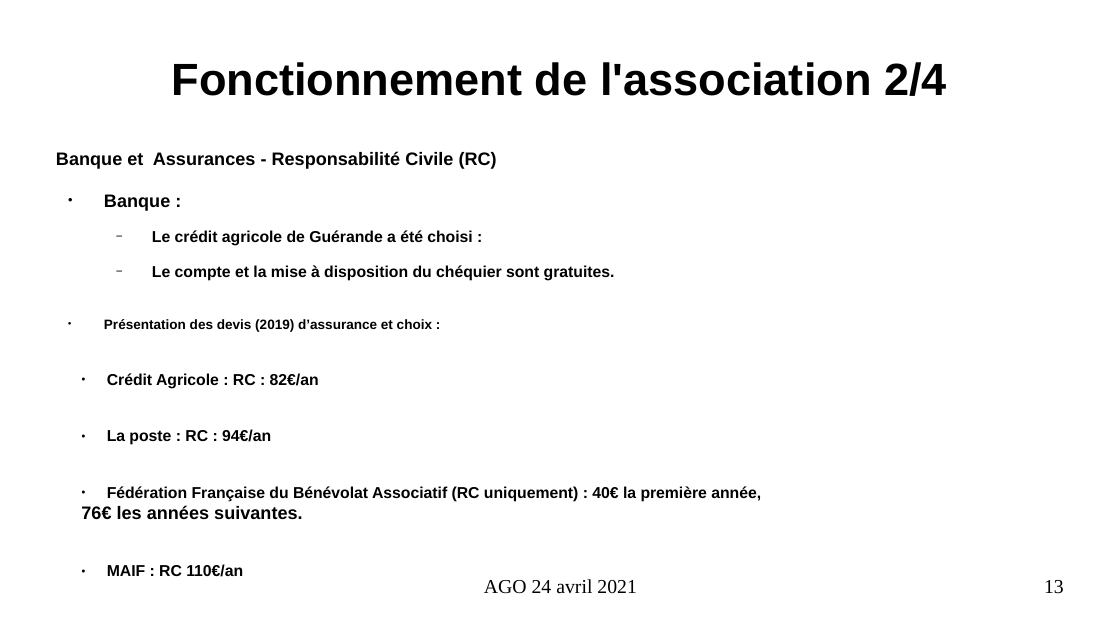
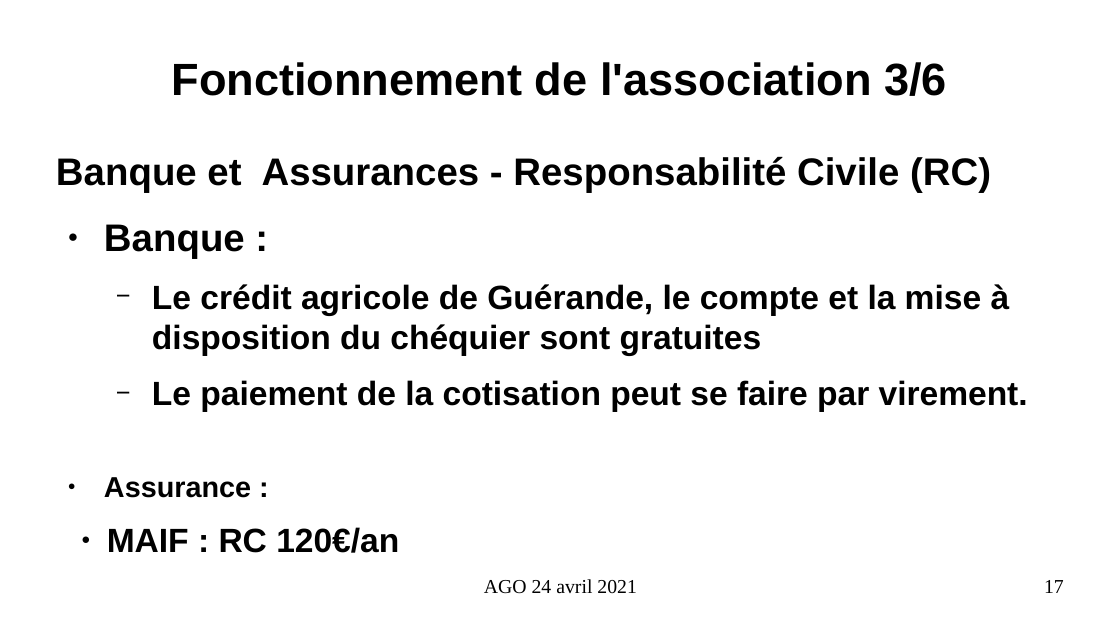
Before and after one commit to AIREL46/SCAO, a slide deck: slide 17 of association/2021/presentation-ago-24-avril-2021.odp (slide 13 before the commit). Drawn at 1120x630 pixels with LibreOffice and Linux fonts; fonts in the diff are those of the drawing. Boxes give left, top, right and bottom in pixels: in the first picture for what was removed or moved away, otherwise in the second. Text is boxed around its words. In the diff, an @@ line names an element or a change of style, - is before the commit and + after.

Commit message:
Mise à jour

```diff
--- a/association/2021/presentation-ago-24-avril-2021.odp
+++ b/association/2021/presentation-ago-24-avril-2021.odp
@@ title at (x1=171, y1=62, x2=947, y2=96): text changed @@
-Fonctionnement de l'association 2/4
+Fonctionnement de l'association 3/6
@@ text at (x1=56, y1=156, x2=991, y2=259): size 12.8 to 27.2 pt in "Banque et Assurances - Responsabilité Civile (RC)", "Banque :" @@
@@ text at (x1=104, y1=284, x2=1028, y2=553): text changed; size 11.2 to 23.8 pt @@
-  − Le crédit agricole de Guérande a été choisi :
-  − Le compte et la mise à disposition du chéquier sont gratuites.
-● Présentation des devis (2019) d’assurance et choix :
-  ● Crédit Agricole : RC : 82€/an
-  ● La poste : RC : 94€/an
-  ● Fédération Française du Bénévolat Associatif (RC uniquement) : 40€ la première année,
-76€ les années suivantes.
-  ● MAIF : RC 110€/an
+  − Le crédit agricole de Guérande, le compte et la mise à disposition du chéquier sont gratuites
+  − Le paiement de la cotisation peut se faire par virement.
+● Assurance :
+  ● MAIF : RC 120€/an
@@ page number at (x1=1044, y1=580, x2=1064, y2=593): text changed @@
-13
+17
```
Also in this commit, not shown: 12 other slides changed, 5 slides added, 8 other files.
